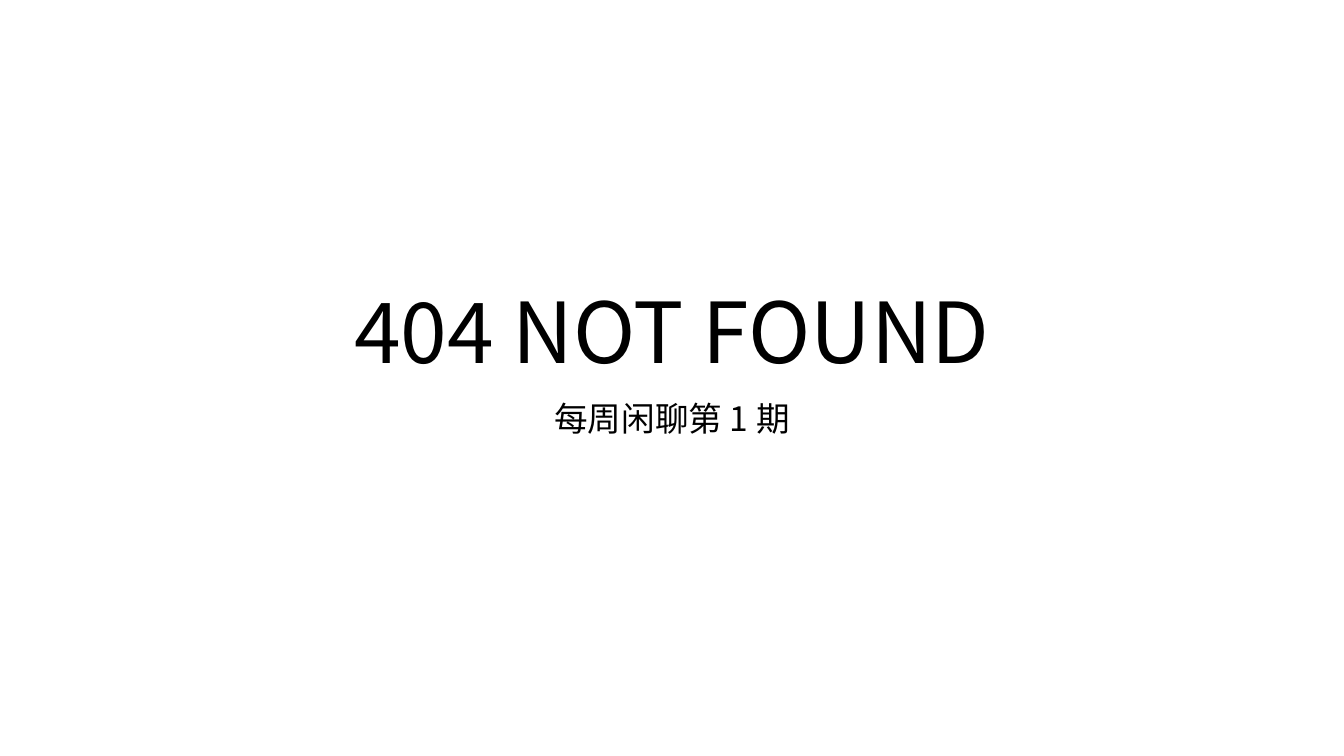
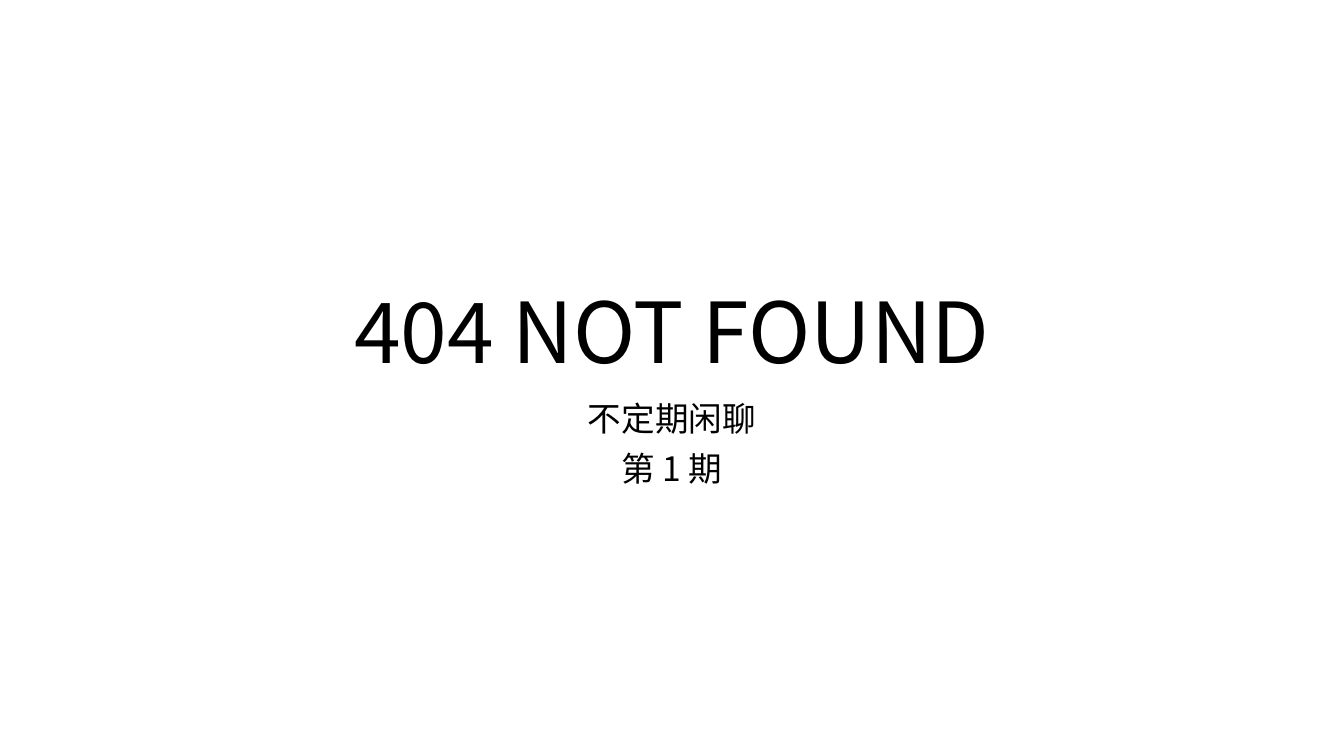
Before and after one commit to WangYihang/Presentations, a slide deck: slide 1 of 2022-04-01 404 NOT FOUND/2022-04-01 404 NOT FOUND.pptx. Drawn at 1344x756 pixels with LibreOffice and Linux fonts; fonts in the diff are those of the drawing. Boxes give left, top, right and bottom in pixels: in the first picture for what was removed or moved away, otherwise in the second. Text is boxed around its words. In the diff, an @@ line names an element or a change of style, - is before the commit and + after.

Commit message:
fix(2022-04-01-404-NOT-FOUND): fix typo

```diff
--- a/2022-04-01 404 NOT FOUND/2022-04-01 404 NOT FOUND.pptx
+++ b/2022-04-01 404 NOT FOUND/2022-04-01 404 NOT FOUND.pptx
@@ subtitle at box(588, 402, 756, 484): text changed @@
-每周闲聊第 1 期
+不定期闲聊
+第 1 期
```
Also in this commit, not shown: 1 other slide changed.
